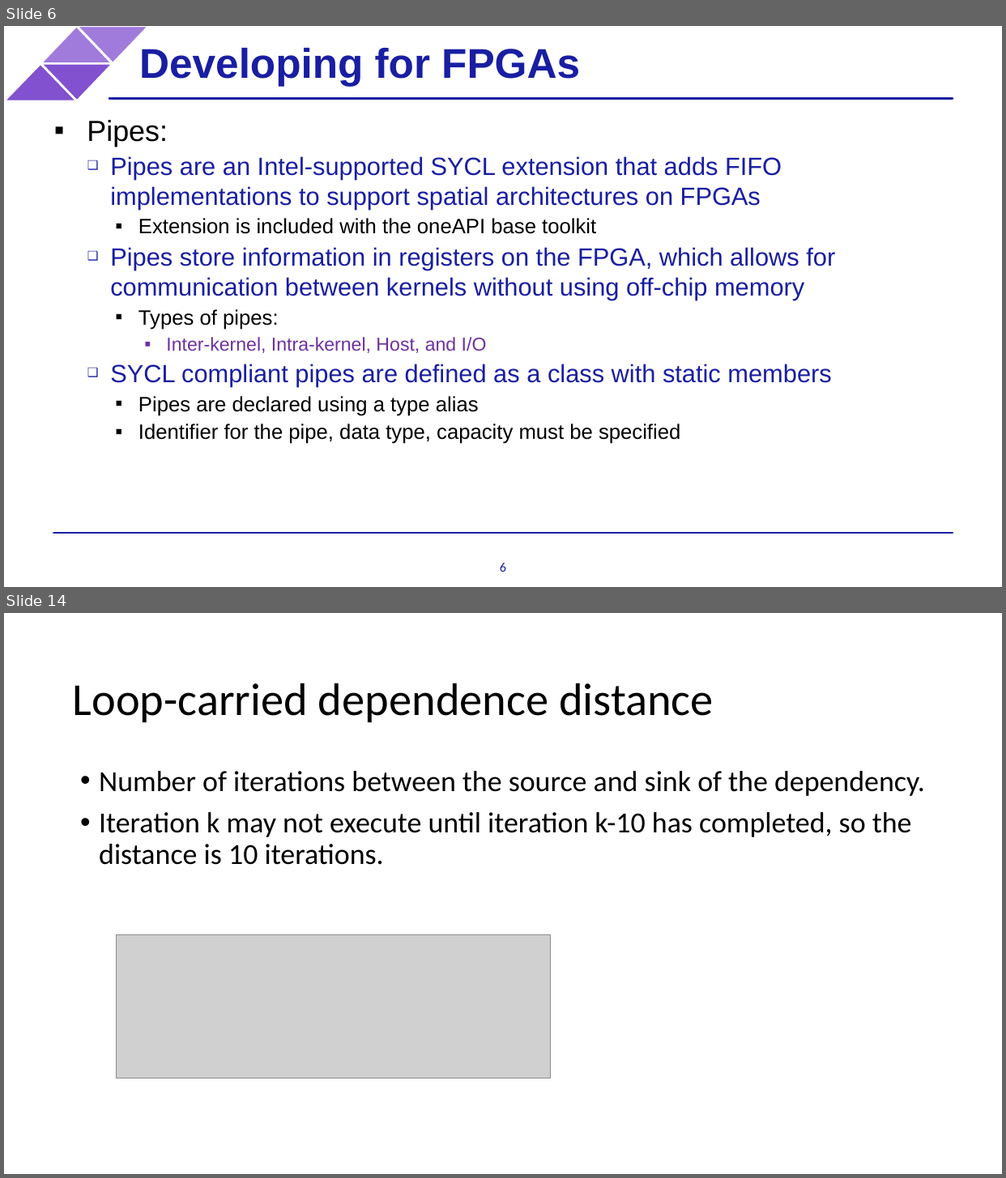
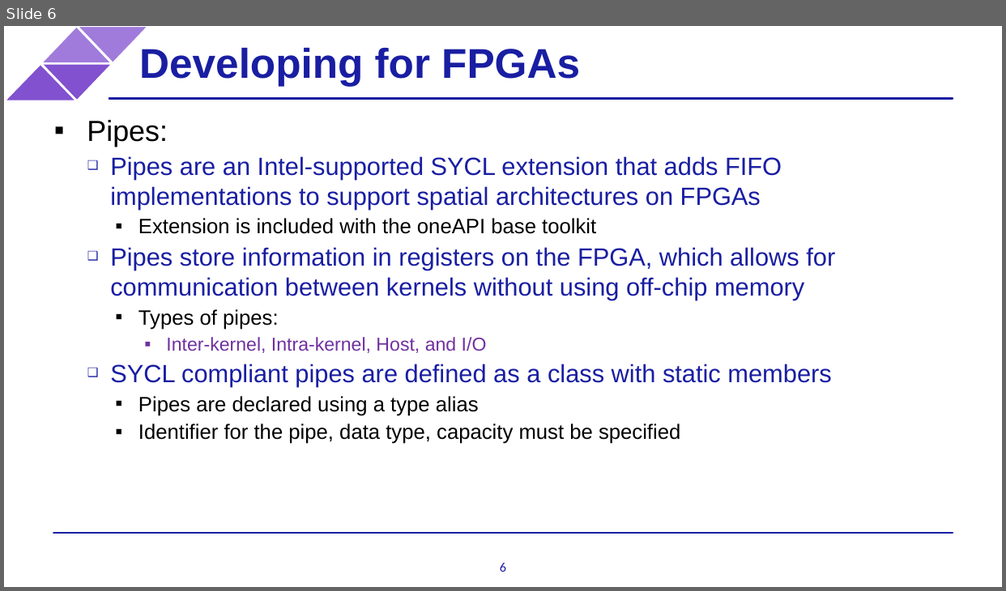
Before and after one commit to BenjaminMFindley/Reconfig-2-SYCL-DPCPP, a slide deck: Slides/SYCL_FPGA.pptx. Shown one above the other, each under a label of ours: slides 6 and 14 before the commit, slide 6 after it; the slides between them are not shown. The pictures are 1006x1178 and 1006x591 pixels, drawn with LibreOffice and Linux fonts; fonts in the diff are those of the drawing; grey boxes stand for pictures; background and template pictures are left out. Boxes give left, top, right and bottom in pixels: in the first picture for what was removed or moved away, otherwise in the second. Text is boxed around its words. In the diff, an @@ line names an element or a change of style, - is before the commit and + after.

```diff
--- a/Slides/SYCL_FPGA.pptx
+++ b/Slides/SYCL_FPGA.pptx
@@ slide 14 removed at [4,613,1002,1174], background #FFFFFF @@
@@ text removed at [73,683,714,722] @@
-Loop-carried dependence distance
@@ text removed at [99,771,925,865] @@
-• Number of iterations between the source and sink of the dependency.
-• Iteration k may not execute until iteration k-10 has completed, so the distance is 10 iterations.
@@ picture removed at [117,935,551,1078] @@
```
Also in this commit, not shown: 3 slides added, 8 other slides removed, 1 other file.
